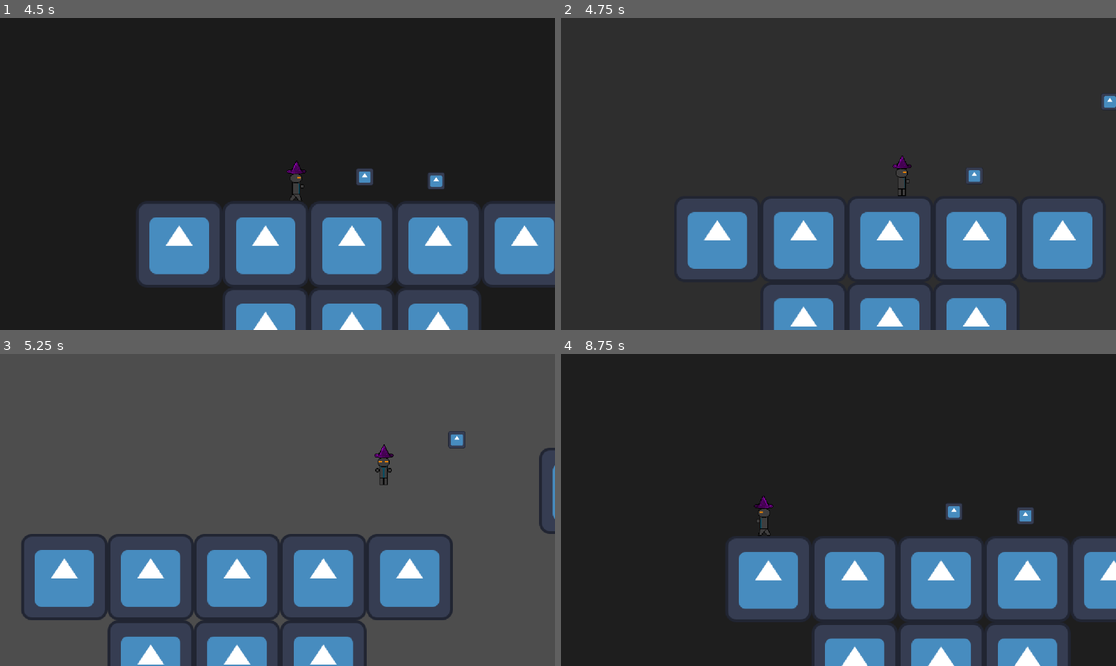
Above: before the commit, frames 1-4 (two rows, left to right).
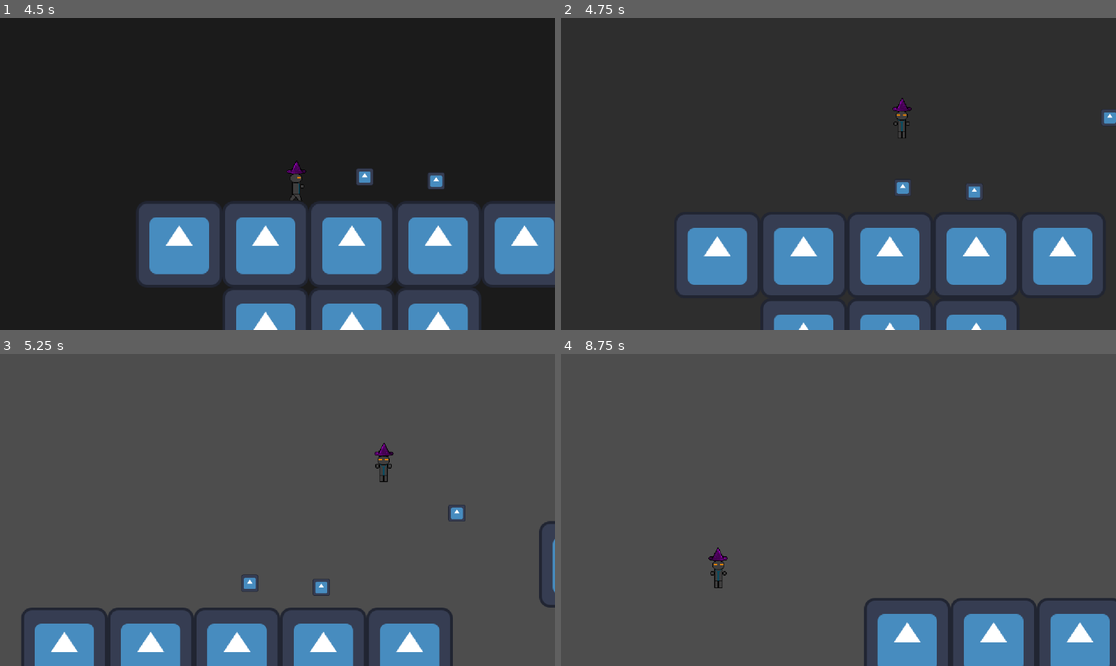
Above: after the commit, the same moments.

Repository: Joeredmile/DTG
Game: Godot game, scene res://Scenes/main_menu.tscn
Same seed, same stepped clock (60 frames per second), same inputs: the game is played once before the commit and once after it. The engine's default icon, where the game draws it, is replaced by a stand-in: a white triangle on a blue panel in a dark square.
Inputs:
- Up to frame 1 (4.5 s): click "Start" at 0.5 s; click "Start" at 1.25 s; tap Enter (ui_accept) at 2, 2.1, 3.05, 4.35 s; hold D (right) 2.03-3.53 s; tap W (jump, bound only after the commit) at 2.27, 2.3, 2.57, 2.85, 3.02, 3.32, 3.8 s; hold A (left) 3.53-4.28 s; tap Shift (dash) at 3.6 s; hold D (right) from 4.28 s (still down)
- Up to frame 2 (4.75 s): keep holding D (right); tap W (jump, bound only after the commit) at 4.52 s
- Up to frame 3 (5.25 s): keep holding D (right); tap W (jump, bound only after the commit) at 4.82 s; tap Enter (ui_accept) at 5.1 s
- Up to frame 4 (8.75 s): tap W (jump, bound only after the commit) at 5.27, 5.3, 5.57, 5.85, 6.02, 6.32, 6.8, 7.52, 7.82, 8.27, 8.3, 8.57 s; release D (right) at 5.78 s; hold A (left) 5.78-6.53 s; tap Enter (ui_accept) at 6.05, 7.35, 8.1 s; hold D (right) 6.53-7.28 s; tap Shift (dash) at 6.6 s; hold A (left) from 7.28 s (still down)

Frame 1 is identical in both runs. In frame 2, 15% of the frame differs, in the area x 20-100%, y 24-100%; in frame 3, 19%; in frame 4, 90%, in the area x 0-100%, y 0-100%.

Commit message:
changed jump button to W

Diff:
--- a/dtg-/Scripts/player.gd
+++ b/dtg-/Scripts/player.gd
@@ -16,7 +16,7 @@
 		velocity += get_gravity() * delta
 
 	# Handle jump.
-	if Input.is_action_just_pressed("ui_accept") and is_on_floor():
+	if Input.is_action_just_pressed("jump") and is_on_floor():
 		velocity.y = JUMP_VELOCITY
 
 	# Get the input direction and handle the movement/deceleration.
--- a/dtg-/project.godot
+++ b/dtg-/project.godot
@@ -36,6 +36,11 @@
 "events": [Object(InputEventKey,"resource_local_to_scene":false,"resource_name":"","device":-1,"window_id":0,"alt_press …(195 unchanged characters)…
 ]
 }
+jump={
+"deadzone": 0.2,
+"events": [Object(InputEventKey,"resource_local_to_scene":false,"resource_name":"","device":-1,"window_id":0,"alt_pressed":false,"shift_pressed":false,"ctrl_pressed":false,"meta_pressed":false,"pressed":false,"keycode":0,"physical_keycode":87,"key_label":0,"unicode":119,"location":0,"echo":false,"script":null)
+]
+}
 
 [physics]
 
